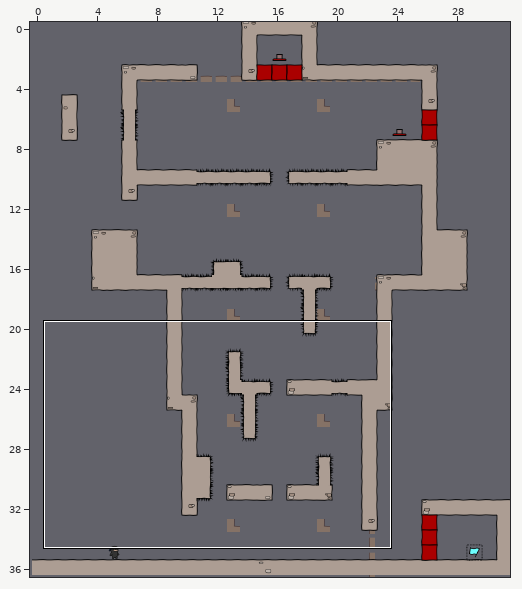
One commit to this Tiled map: raw/levelconverter/maps/l12.tmx. The first picture is a wide view before the edit; the outline marks the close-up.
Close-up. The starting point:
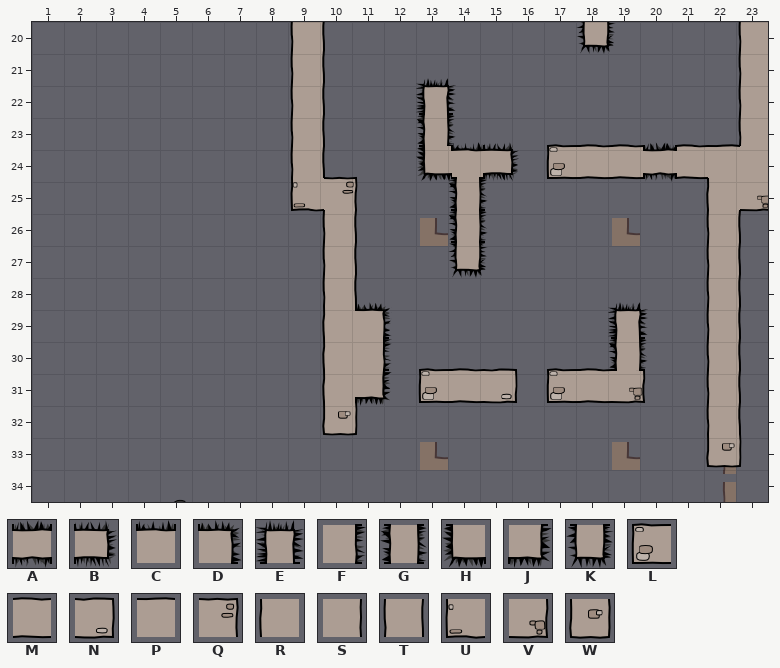
Cells are 40x40 px. Shown: x 1..23, y 20..34.
Key: from "foreground": A 33, B 34, C 41, D 42, E 43, F 50, G 51, H 56, J 58, K 59; from "world1": L 24, M 25, N 26, P 33, Q 34, R 40, S 42, T 43, U 48, V 50, W 51.
_ is an empty cell.
Layers that did not change in this view are not listed.
Layer "walls" before, first column x 1:
20 ________T_____________T
21 ________T_____________T
22 ________T_____________T
23 ________T_____________T
24 ________T_______LMM_MPS
25 ________UQ___________RV
26 _________T___________T_
27 _________T___________T_
28 _________T___________T_
29 _________R___________T_
30 _________R___________T_
31 _________R__LMN_LMV__T_
32 _________W___________T_
33 _____________________W_
34 _______________________
Layer "fg" before, first column x 1:
20 _________________K_____
21 _______________________
22 ____________E__________
23 ____________G__________
24 ____________HCB____A___
25 _____________G_________
26 _____________G_________
27 _____________K_________
28 _______________________
29 __________D_______E____
30 __________F_______G____
31 __________J____________
32 _______________________
33 _______________________
34 _______________________
Once edited:
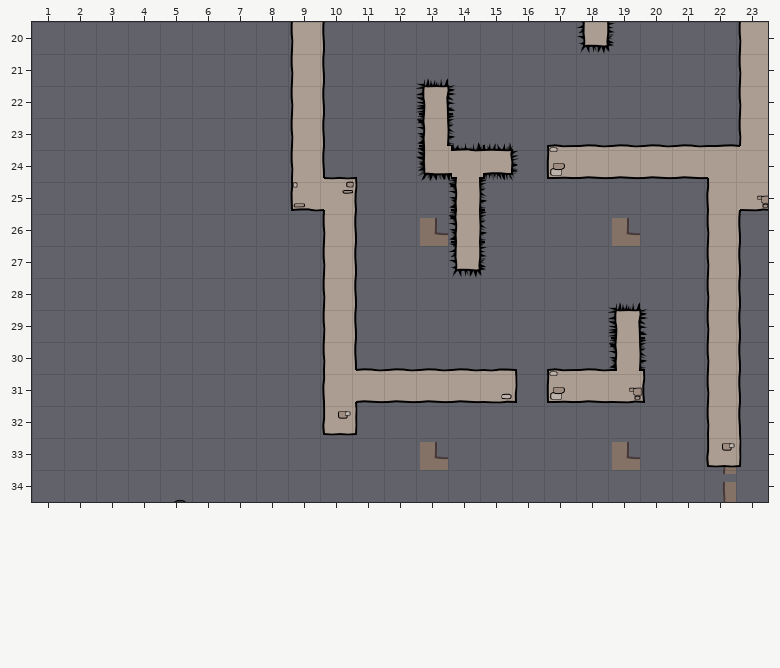
Edits made:
Changed rows in their new state; . is an unchanged cell.
Layer "walls":
first column x 20:
24 M
first column x 10:
29 T...
30 T...
31 .MMM
Layer "fg":
first column x 20:
24 _
first column x 11:
29 _
30 _
31 _
Where, in picture pixels (left, top, right, bottom), the same in both close-ups:
changed: (643, 142, 677, 182)
changed: (322, 302, 451, 406)
